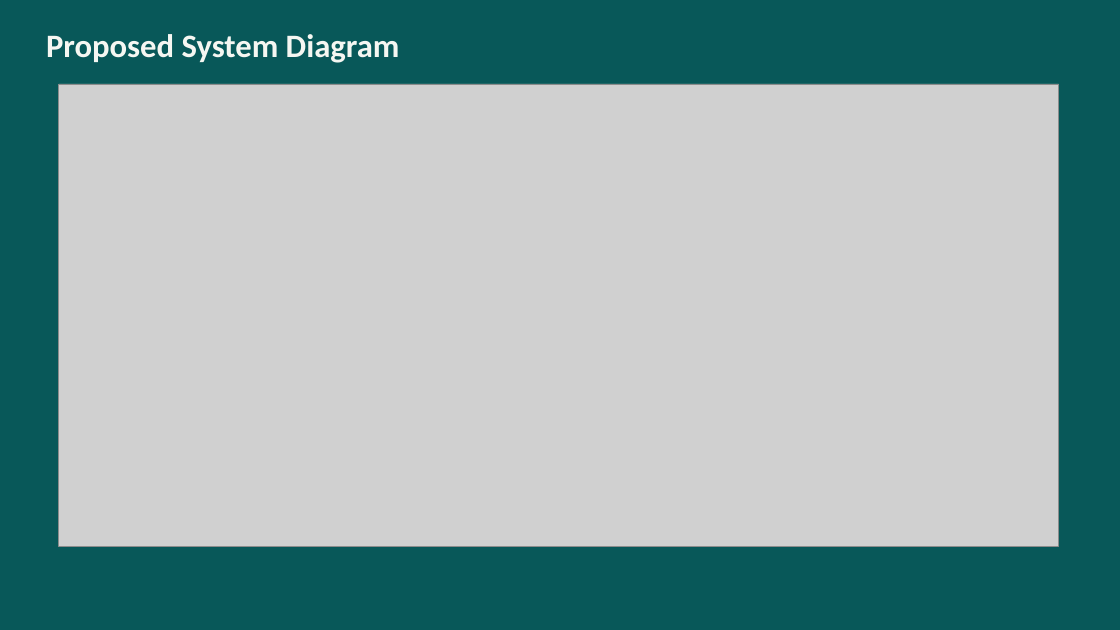
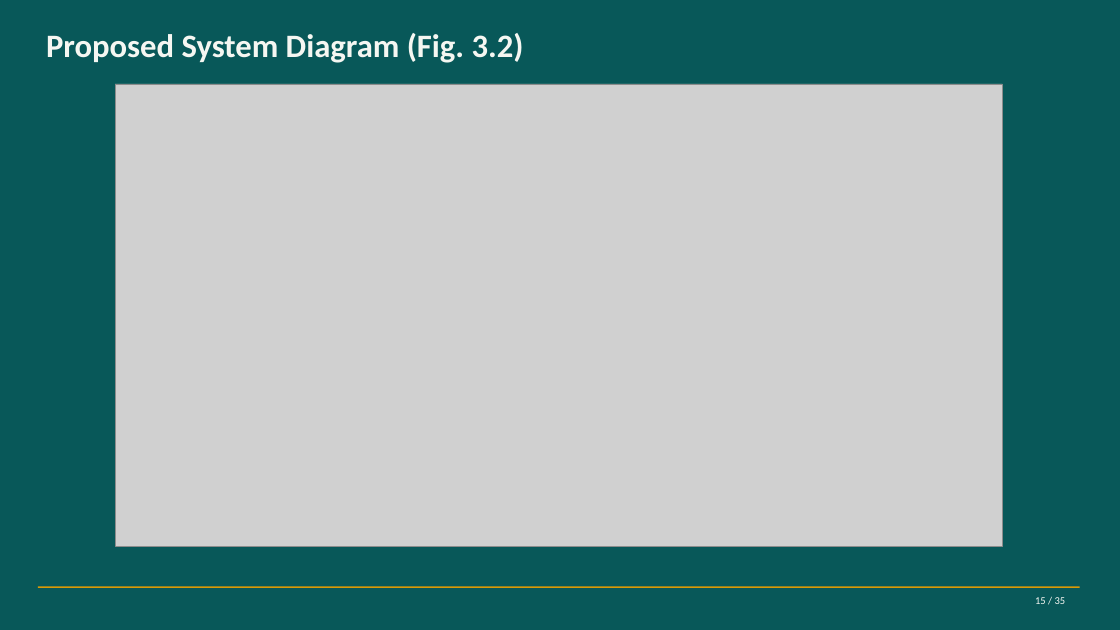
Before and after one commit to labib-ux/FYDP, a slide deck: slide 15 of slides/Defect-to-Delivery_262-034.pptx (slide 19 before the commit). Drawn at 1120x630 pixels with LibreOffice and Linux fonts; fonts in the diff are those of the drawing; grey boxes stand for pictures. Boxes give left, top, right and bottom in pixels: in the first picture for what was removed or moved away, otherwise in the second. Text is boxed around its words. In the diff, an @@ line names an element or a change of style, - is before the commit and + after.

```diff
--- a/slides/Defect-to-Delivery_262-034.pptx
+++ b/slides/Defect-to-Delivery_262-034.pptx
@@ text at (46, 33, 524, 63): text changed @@
-Proposed System Diagram
+Proposed System Diagram (Fig. 3.2)
@@ picture: place and size @@
-picture at (59, 84, 1059, 546)
+picture at (115, 84, 1002, 546)
@@ rectangle added at (38, 586, 1080, 588), fill #D99A06 @@
@@ text added at (1035, 597, 1066, 604), 9 pt, text #F5F7F2 @@
+15 / 35
```
Also in this commit, not shown: 33 other slides changed, 1 slide added, 6 slides removed, 1 other file.
